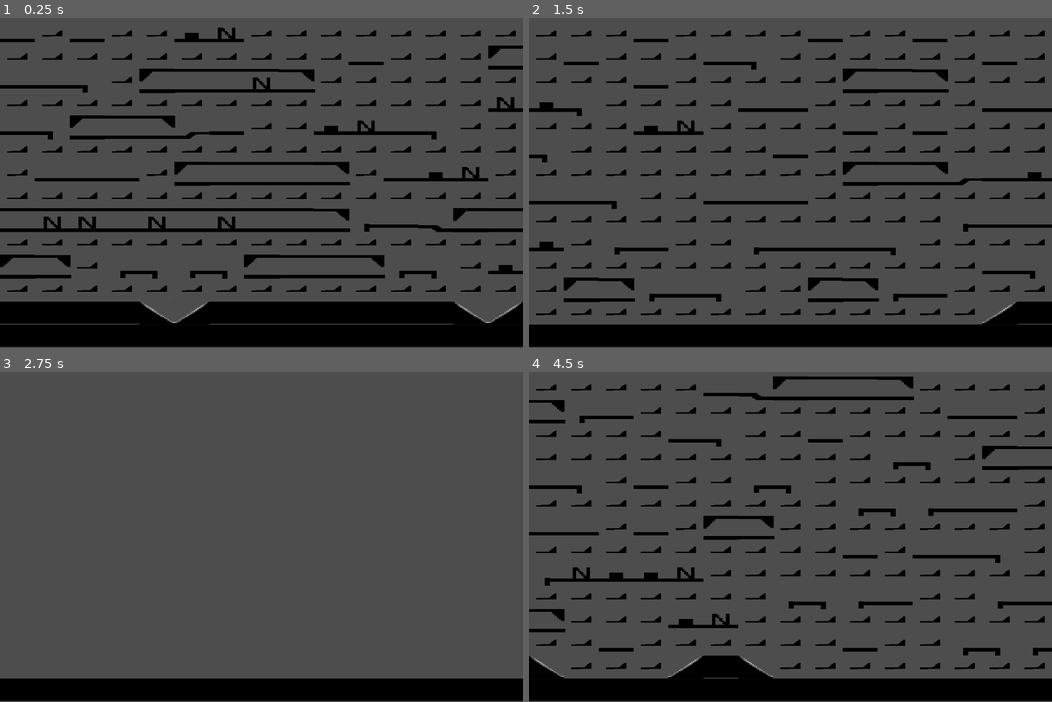
Above: before the commit, frames 1-4 (two rows, left to right).
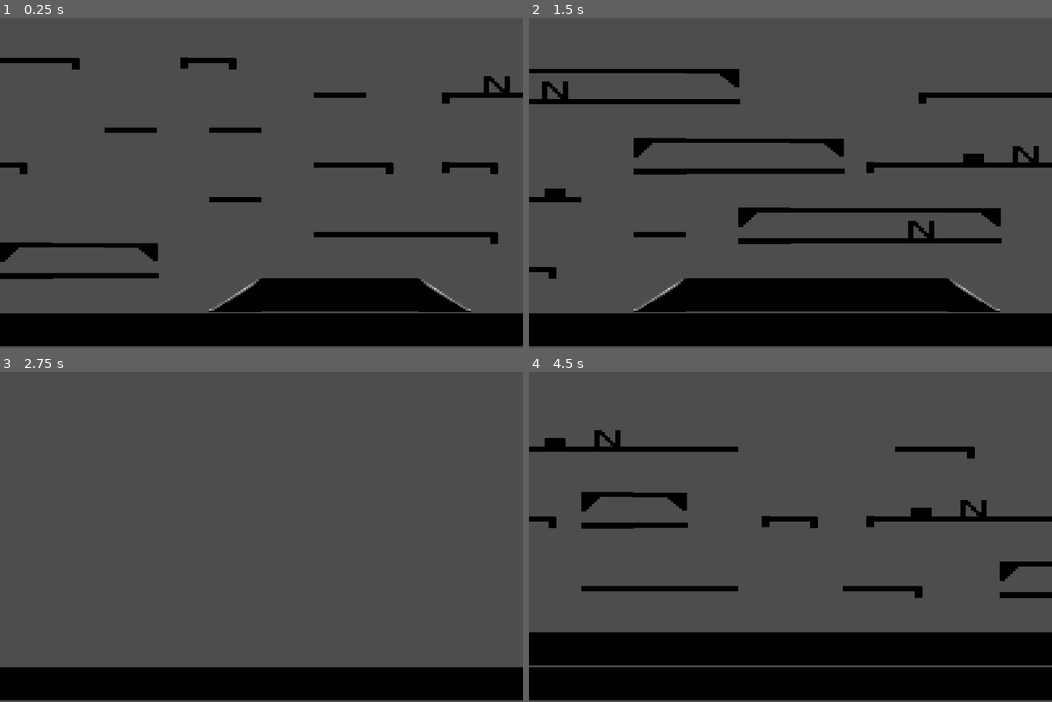
Above: after the commit, the same moments.

Repository: Deiuca/WaveFunctionCollapse
Game: Godot game, scene res://progetto.tscn
The game is run twice, just before and just after one commit, with the same random seed, the same clock (stepped at 60 frames per second) and the same inputs.
Inputs:
- Up to frame 1 (0.25 s): no input
- Up to frame 2 (1.5 s): tap Enter at 0.5 s; hold R 0.53-1.28 s; tap Space at 1.25 s; tap R at 1.35 s
- Up to frame 3 (2.75 s): tap Enter at 2 s; hold R from 2.03 s (still down)
- Up to frame 4 (4.5 s): tap Space at 2.75, 4.25 s; release R at 2.78 s; tap R at 2.85, 4.35 s; tap Enter at 3.5 s; hold R 3.53-4.28 s

The runs differ from the first frame. In frame 1, 19% of the frame differs, in the area x 0-100%, y 2-100%; in frame 2, 23%; in frame 3, 3.8%; in frame 4, 25%, in the area x 0-100%, y 1-100%.

Commit message:
Commit pre tentativo ottimizzazione

Diff:
--- a/Generatore_livello.gd
+++ b/Generatore_livello.gd
@@ -75,13 +75,6 @@
 		if (indx+(self.width)) < self.celle.size() and (indx+(self.width))/self.width == (indx+(self.width+1))/self.width:
 			cella.vicini[6] = self.celle[indx+(self.width+1)]
 
-	##Collassa aria per garantire percorso
-	#for i in range(self.height-1):
-		#var randIndx = (i*self.width)+randomGenerator.randi_range(0,self.width-1)
-		#self.celle[randIndx].set_prefab($Prefab_Utilizzati/Aria)
-		#randIndx = (i*self.width)+randomGenerator.randi_range(0,self.width-1)
-		#self.celle[randIndx].set_prefab($Prefab_Utilizzati/Aria)
-
 	#Collassa Pavimento
 	for e in range((self.width*self.height)-self.width, (self.width*self.height)):
 		self.celle[e].set_prefab($Prefab_Utilizzati/Bedrock)
@@ -91,16 +84,10 @@
 var counter = 0
 var iterazioni = 1
 func _process(delta):
-	var cella_da_collassare = self.celle[0]
+	var cella_da_collassare = trova_cella_meno_entropia()
 	while cella_da_collassare != null:
 		var compatibili = ritorna_compatibili(cella_da_collassare)
-		#if not compatibili.is_empty():
-			#var test = randomGenerator.randi_range(0, compatibili.size()-1)
-			#cella_da_collassare.set_prefab(compatibili[test])
-		#cella_da_collassare = trova_cella_meno_entropia()
-
-		var test = randomGenerator.randi_range(0, compatibili.size()-1)
-		cella_da_collassare.set_prefab(compatibili[test])
+		cella_da_collassare.set_prefab(compatibili[ randomGenerator.randi_range(0, compatibili.size()-1)])
 		cella_da_collassare = trova_cella_meno_entropia()
 
 func trova_cella_meno_entropia():
@@ -129,60 +116,7 @@
 		return compatibili if not compatibili.is_empty() else [cella.preFab]
 	return [cella.preFab]
 
-
-func random_prefab_on_priorita(array : Array):
-	# Verifichiamo se l'array è vuoto
-	if array.size() == 0:
-		return null
-
-	# Creiamo un array per le probabilità cumulate
-	var probabilita_comulata = []
-	var priorita_totale = 0.0
-
-	# Calcoliamo la somma totale delle priorità
-	for pref in array:
-		priorita_totale += pref.priorita
-		probabilita_comulata.append(priorita_totale)
-
-	# Generiamo un numero casuale tra 0 e la somma totale delle priorità
-	var random_number = self.randomGenerator.randf() * priorita_totale
-
-	# Selezioniamo l'oggetto basato sul numero casuale
-	for i in range(probabilita_comulata.size()):
-		if random_number < probabilita_comulata[i]:
-			return array[i]
-
-	# Se non abbiamo trovato un oggetto, restituiamo l'ultimo
-	return array[-1]
-
 #Funzioni Helpers:
-#TODO depleted
-func compara_str_by_caratteri(str1: String, str2: String) -> bool:
-	if str1.length() != str2.length():
-		return false
-
-	var char_count = {}
-
-	# Conta i caratteri nella prima stringa
-	for char in str1:
-		if char in char_count:
-			char_count[char] += 1
-		else:
-			char_count[char] = 1
-
-	# Verifica i caratteri nella seconda stringa
-	for char in str2:
-		if char in char_count:
-			char_count[char] -= 1
-			if char_count[char] < 0:
-				return false
-		else:
-			return false
-
-	# Se tutti i conteggi sono zero, le stringhe sono composte dagli stessi caratteri
-	return true
-
-
 func contiene_almeno_un_carattere(una_stringa: String, altra_stringa: String) -> bool:
 	for carattere in una_stringa:
 		if carattere in altra_stringa:
--- a/PreFabbricati/aria.tscn
+++ b/PreFabbricati/aria.tscn
@@ -9,5 +9,6 @@
 bordi = ["AV", "UOPI", "EOPI", "OVB", "AVB", "AVB", "OV", "OV"]
 
 [node name="Componente" parent="." index="0" instance=ExtResource("2_qtk3c")]
+visible = false
 position = Vector2(17.3359, 13.5861)
 rotation = 3.13047
--- a/generatore_livello.tscn
+++ b/generatore_livello.tscn
@@ -19,9 +19,8 @@
 
 [node name="Generatore Livello" type="Node2D"]
 script = ExtResource("1_mrvbu")
-width = 15
-height = 15
-generator_seed = 18
+width = 10
+height = 10
 
 [node name="Prefab_Utilizzati" type="Node2D" parent="."]
 visible = false
--- a/progetto.gd
+++ b/progetto.gd
@@ -1,6 +1,5 @@
 extends Node2D
 
-@export var seed = 17
 
 # Called when the node enters the scene tree for the first time.
 func _ready():
@@ -15,8 +14,6 @@
 		var h = old_gen.height
 		old_gen.free()
 		var gen = preload("res://generatore_livello.tscn").instantiate()
-		seed += 1
-		gen.generator_seed = randi_range(0, 100)
 		gen.width = w
 		gen.height = h
 		add_child(gen)
Binary file changed: Textures/Components/LoToHiPavimento.png
Not shown, changed: .DS_Store
Not shown, changed: Textures/.DS_Store
Not shown, changed: Textures/Components/.DS_Store
Not shown, added: Textures/Prefab/.DS_Store
